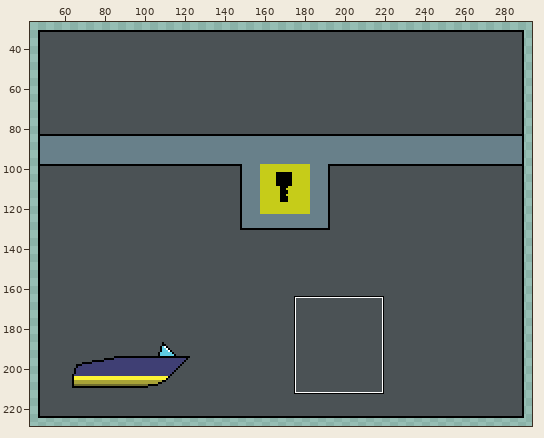
A pixel-art file gets an edit: assets/bau.aseprite. Above, an overview of the earlier version with the close-up marked.
Close-up. Earlier state:
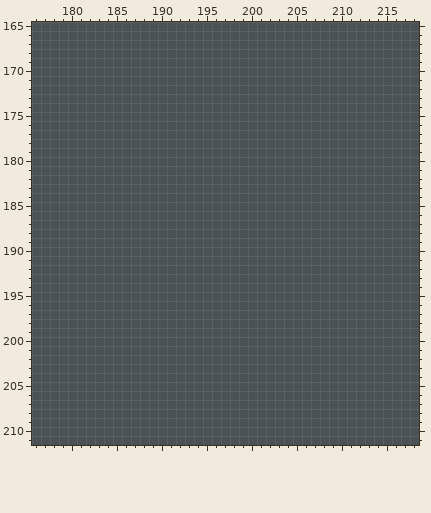
341x256 pixels, 1 frame. Shown: x 176..218, y 165..211. The wide view leaves out empty margins.
New version:
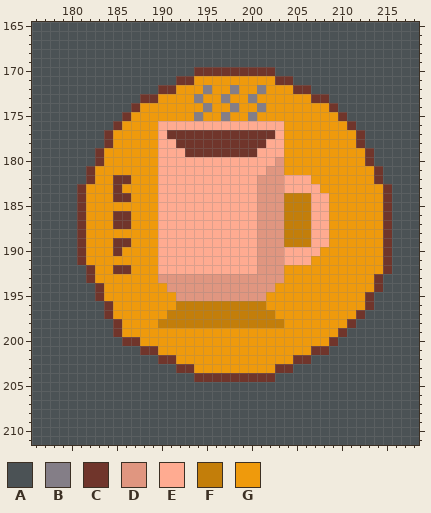
Palette (. is transparent): A #4b5255  B #847e87  C #70352b  D #e09680  E #ffab91  F #c37e0a  G #ef9a0c
The edit:
layer "Flattened" added
--- layer "Flattened"
@@ x 176..218 @@
 169 AAAAAAAAAAAAAAAAAAAAAAAAAAAAAAAAAAAAAAAAAAA
-170 AAAAAAAAAAAAAAAAAAAAAAAAAAAAAAAAAAAAAAAAAAA
-171 AAAAAAAAAAAAAAAAAAAAAAAAAAAAAAAAAAAAAAAAAAA
-172 AAAAAAAAAAAAAAAAAAAAAAAAAAAAAAAAAAAAAAAAAAA
-173 AAAAAAAAAAAAAAAAAAAAAAAAAAAAAAAAAAAAAAAAAAA
-174 AAAAAAAAAAAAAAAAAAAAAAAAAAAAAAAAAAAAAAAAAAA
-175 AAAAAAAAAAAAAAAAAAAAAAAAAAAAAAAAAAAAAAAAAAA
-176 AAAAAAAAAAAAAAAAAAAAAAAAAAAAAAAAAAAAAAAAAAA
-177 AAAAAAAAAAAAAAAAAAAAAAAAAAAAAAAAAAAAAAAAAAA
-178 AAAAAAAAAAAAAAAAAAAAAAAAAAAAAAAAAAAAAAAAAAA
-179 AAAAAAAAAAAAAAAAAAAAAAAAAAAAAAAAAAAAAAAAAAA
-180 AAAAAAAAAAAAAAAAAAAAAAAAAAAAAAAAAAAAAAAAAAA
-181 AAAAAAAAAAAAAAAAAAAAAAAAAAAAAAAAAAAAAAAAAAA
-182 AAAAAAAAAAAAAAAAAAAAAAAAAAAAAAAAAAAAAAAAAAA
-183 AAAAAAAAAAAAAAAAAAAAAAAAAAAAAAAAAAAAAAAAAAA
-184 AAAAAAAAAAAAAAAAAAAAAAAAAAAAAAAAAAAAAAAAAAA
-185 AAAAAAAAAAAAAAAAAAAAAAAAAAAAAAAAAAAAAAAAAAA
-186 AAAAAAAAAAAAAAAAAAAAAAAAAAAAAAAAAAAAAAAAAAA
-187 AAAAAAAAAAAAAAAAAAAAAAAAAAAAAAAAAAAAAAAAAAA
-188 AAAAAAAAAAAAAAAAAAAAAAAAAAAAAAAAAAAAAAAAAAA
-189 AAAAAAAAAAAAAAAAAAAAAAAAAAAAAAAAAAAAAAAAAAA
-190 AAAAAAAAAAAAAAAAAAAAAAAAAAAAAAAAAAAAAAAAAAA
-191 AAAAAAAAAAAAAAAAAAAAAAAAAAAAAAAAAAAAAAAAAAA
-192 AAAAAAAAAAAAAAAAAAAAAAAAAAAAAAAAAAAAAAAAAAA
-193 AAAAAAAAAAAAAAAAAAAAAAAAAAAAAAAAAAAAAAAAAAA
-194 AAAAAAAAAAAAAAAAAAAAAAAAAAAAAAAAAAAAAAAAAAA
-195 AAAAAAAAAAAAAAAAAAAAAAAAAAAAAAAAAAAAAAAAAAA
-196 AAAAAAAAAAAAAAAAAAAAAAAAAAAAAAAAAAAAAAAAAAA
-197 AAAAAAAAAAAAAAAAAAAAAAAAAAAAAAAAAAAAAAAAAAA
-198 AAAAAAAAAAAAAAAAAAAAAAAAAAAAAAAAAAAAAAAAAAA
-199 AAAAAAAAAAAAAAAAAAAAAAAAAAAAAAAAAAAAAAAAAAA
-200 AAAAAAAAAAAAAAAAAAAAAAAAAAAAAAAAAAAAAAAAAAA
-201 AAAAAAAAAAAAAAAAAAAAAAAAAAAAAAAAAAAAAAAAAAA
-202 AAAAAAAAAAAAAAAAAAAAAAAAAAAAAAAAAAAAAAAAAAA
-203 AAAAAAAAAAAAAAAAAAAAAAAAAAAAAAAAAAAAAAAAAAA
-204 AAAAAAAAAAAAAAAAAAAAAAAAAAAAAAAAAAAAAAAAAAA
+170 AAAAAAAAAAAAAAAAAACCCCCCCCCAAAAAAAAAAAAAAAA
+171 AAAAAAAAAAAAAAAACCGGGGGGGGGCCAAAAAAAAAAAAAA
+172 AAAAAAAAAAAAAACCGGGBGGBGGBGGGCCAAAAAAAAAAAA
+173 AAAAAAAAAAAACCGGGGBGGBGGBGGGGGGCCAAAAAAAAAA
+174 AAAAAAAAAAACGGGGGGGBGGBGGBGGGGGGGCAAAAAAAAA
+175 AAAAAAAAAACGGGGGGGBGGBGGBGGGGGGGGGCAAAAAAAA
+176 AAAAAAAAACGGGGEEEEEEEEEEEEEEGGGGGGGCAAAAAAA
+177 AAAAAAAACGGGGGECCCCCCCCCCCCEGGGGGGGGCAAAAAA
+178 AAAAAAAACGGGGGEECCCCCCCCCCEEGGGGGGGGCAAAAAA
+179 AAAAAAACGGGGGGEEECCCCCCCCEEEGGGGGGGGGCAAAAA
+180 AAAAAAACGGGGGGEEEEEEEEEEEEEDGGGGGGGGGCAAAAA
+181 AAAAAACGGGGGGGEEEEEEEEEEEEDDGGGGGGGGGGCAAAA
+182 AAAAAACGGCCGGGEEEEEEEEEEEDDDEEEGGGGGGGCAAAA
+183 AAAAACGGGCGGGGEEEEEEEEEEEDDDEEEEGGGGGGGCAAA
+184 AAAAACGGGCCGGGEEEEEEEEEEEDDDFFFEEGGGGGGCAAA
+185 AAAAACGGGGGGGGEEEEEEEEEEEDDDFFFEEGGGGGGCAAA
+186 AAAAACGGGCCGGGEEEEEEEEEEEDDDFFFEEGGGGGGCAAA
+187 AAAAACGGGCCGGGEEEEEEEEEEEDDDFFFEEGGGGGGCAAA
+188 AAAAACGGGGGGGGEEEEEEEEEEEDDDFFFEEGGGGGGCAAA
+189 AAAAACGGGCCGGGEEEEEEEEEEEDDDFFFEEGGGGGGCAAA
+190 AAAAACGGGCGGGGEEEEEEEEEEEDDDEEEEGGGGGGGCAAA
+191 AAAAACGGGGGGGGEEEEEEEEEEEDDDEEEGGGGGGGGCAAA
+192 AAAAAACGGCCGGGEEEEEEEEEEEDDDGGGGGGGGGGGCAAA
+193 AAAAAACGGGGGGGDDDDDDDDDDDDDDGGGGGGGGGGCAAAA
+194 AAAAAAACGGGGGGGDDDDDDDDDDDDGGGGGGGGGGGCAAAA
+195 AAAAAAACGGGGGGGGDDDDDDDDDDGGGGGGGGGGGCAAAAA
+196 AAAAAAAACGGGGGGGFFFFFFFFFFGGGGGGGGGGGCAAAAA
+197 AAAAAAAACGGGGGGFFFFFFFFFFFFGGGGGGGGGCAAAAAA
+198 AAAAAAAAACGGGGFFFFFFFFFFFFFFGGGGGGGCAAAAAAA
+199 AAAAAAAAACGGGGGGGGGGGGGGGGGGGGGGGGCAAAAAAAA
+200 AAAAAAAAAACCGGGGGGGGGGGGGGGGGGGGGCAAAAAAAAA
+201 AAAAAAAAAAAACCGGGGGGGGGGGGGGGGGCCAAAAAAAAAA
+202 AAAAAAAAAAAAAACCGGGGGGGGGGGGGCCAAAAAAAAAAAA
+203 AAAAAAAAAAAAAAAACCGGGGGGGGGCCAAAAAAAAAAAAAA
+204 AAAAAAAAAAAAAAAAAACCCCCCCCCAAAAAAAAAAAAAAAA
 205 AAAAAAAAAAAAAAAAAAAAAAAAAAAAAAAAAAAAAAAAAAA
Pixel boxes of the changes (left, top, right, bottom) in both close-ups:
changed: (77, 67, 392, 382)
